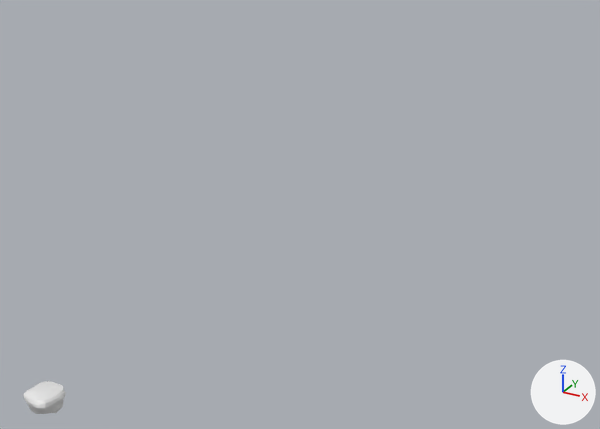
Two versions of the Blender file plataformas.blend, one commit apart.
Rendered twice from a 50 mm camera at (68.5, -59.4, 63.6) aimed at (7.7, 51.2, 8.3). Arrows for +X, +Y and +Z are at lower right; the lights stay in place. The picture after the commit comes second.
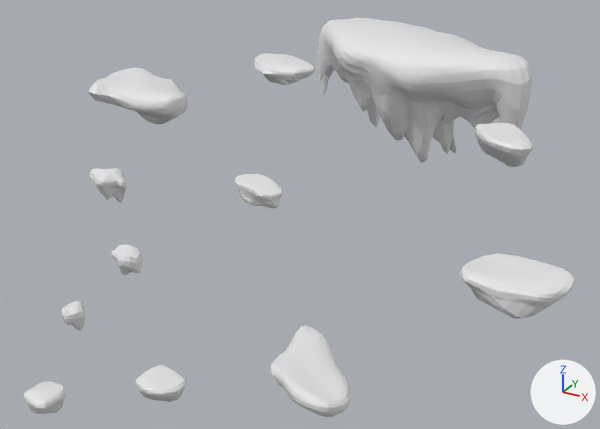
Commit message: PErsonagens e plataformas

What differs and where, as boxes (x1, y1, x2, y2) in the pictures (600 x 429 px):
'Cube.011', added: after (318, 18, 532, 163)
'Cube.009', added: after (460, 253, 575, 319)
'Cube.003', added: after (270, 325, 351, 417)
'Cube.006', added: after (88, 68, 188, 124)
'Cube.010', added: after (475, 123, 534, 167)
'Cube.008', added: after (254, 53, 315, 85)
'Cube.001', added: after (136, 365, 186, 402)
'Cube.007', added: after (234, 174, 283, 209)
'Cube.005', added: after (89, 168, 127, 203)
'Cube.004', added: after (111, 244, 143, 275)
'Cube.002', added: after (61, 301, 85, 331)

Diff of the bpy script that builds the scene:
```diff
--- a/plataformas.blend.py
+++ b/plataformas.blend.py
@@ me_cube_012 @@
+me_cube_012.from_pydata(...)  # 2130 vertices, 2128 faces; spans x -5.48..3.24, y -5.97..7.95, z -8.08..-0.49
@@ me_cube_011 @@
+me_cube_011.from_pydata(...)  # 258 vertices, 256 faces; spans x -2.35..3.54, y -2.94..2.05, z -3.86..-0.32
@@ me_cube_009 @@
+me_cube_009.from_pydata(...)  # 258 vertices, 256 faces; spans x -2.47..4.22, y -3.19..2.87, z -3.88..-0.86
@@ me_cube_007 @@
+me_cube_007.from_pydata(...)  # 534 vertices, 532 faces; spans x -4.7..6.7, y -7.5..9.0, z -5.6..-0.1
@@ me_cube_006 @@
+me_cube_006.from_pydata(...)  # 258 vertices, 256 faces; spans x -11.5..11.6, y -6.9..4.3, z -5.6..0.7
@@ me_cube_005 @@
+me_cube_005.from_pydata(...)  # 258 vertices, 256 faces; spans x -9.3..10.1, y -5.3..6.1, z -3.8..1.1
@@ me_cube_004 @@
+me_cube_004.from_pydata(...)  # 534 vertices, 532 faces; spans x -5.73..4.15, y -5.24..6.88, z -4.81..-0.16
@@ ob_cube_011 @@
+ob_cube_011 = bpy.data.objects.new('Cube.011', me_cube_012)
+ob_cube_011.location = (3.3, 95.7, 32.8)
+ob_cube_011.rotation_euler = (0.0, 0.0, -2.289)  # degrees (0, 0, -131)
+ob_cube_011.scale = (3.62, 3.62, 3.62)
@@ ob_cube_010 @@
+ob_cube_010 = bpy.data.objects.new('Cube.010', me_cube_011)
+ob_cube_010.location = (36.5, 64.3, 24.3)
+ob_cube_010.rotation_euler = (0.0, 0.0, -0.846)  # degrees (0, 0, -48)
+ob_cube_010.scale = (2.09, 1.42, 1.47)
@@ ob_cube_009 @@
+ob_cube_009 = bpy.data.objects.new('Cube.009', me_cube_011.copy())
+ob_cube_009.location = (45.8, 38.1, 13.9)
+ob_cube_009.rotation_euler = (0.0, 0.0, 1.645)  # degrees (0, 0, 94)
+ob_cube_009.scale = (1.76, 2.83, 1.61)
@@ ob_cube_008 @@
+ob_cube_008 = bpy.data.objects.new('Cube.008', me_cube_009)
+ob_cube_008.location = (-4.3, 68.4, 30.5)
+ob_cube_008.rotation_euler = (0.0, 0.0, 4.131)  # degrees (0, 0, 237)
+ob_cube_008.scale = (1.38, 2.43, 1.3)
@@ ob_cube_007 @@
+ob_cube_007 = bpy.data.objects.new('Cube.007', me_cube_011.copy())
+ob_cube_007.location = (10.2, 34.6, 20.3)
+ob_cube_007.rotation_euler = (0.0, 0.0, 2.681)  # degrees (0, 0, 154)
+ob_cube_007.scale = (1.59, 0.934, 0.984)
@@ ob_cube_006 @@
+ob_cube_006 = bpy.data.objects.new('Cube.006', me_cube_007)
+ob_cube_006.location = (-24.1, 51.5, 27.4)
+ob_cube_006.rotation_euler = (0.0, 0.0, -2.289)  # degrees (0, 0, -131)
+ob_cube_006.scale = (1.35, 1.35, 1.35)
@@ ob_cube_005 @@
+ob_cube_005 = bpy.data.objects.new('Cube.005', me_cube_006)
+ob_cube_005.location = (-11.8, 27.4, 19.7)
+ob_cube_005.rotation_euler = (0.0, 0.0, 2.652)  # degrees (0, 0, 152)
+ob_cube_005.scale = (0.273, 0.403, 0.841)
@@ ob_cube_004 @@
+ob_cube_004 = bpy.data.objects.new('Cube.004', me_cube_005)
+ob_cube_004.location = (-1.3, 18.3, 13.0)
+ob_cube_004.scale = (0.24, 0.353, 0.738)
@@ ob_cube_003 @@
+ob_cube_003 = bpy.data.objects.new('Cube.003', me_cube_004)
+ob_cube_003.location = (28.8, 18.3, 5.3)
+ob_cube_003.scale = (1.35, 1.35, 1.35)
@@ ob_cube_002 @@
+ob_cube_002 = bpy.data.objects.new('Cube.002', me_cube_009.copy())
+ob_cube_002.location = (-3.7, 9.7, 10.0)
+ob_cube_002.scale = (0.421, 0.62, 1.3)
@@ ob_cube_001 @@
+ob_cube_001 = bpy.data.objects.new('Cube.001', me_cube_011.copy())
+ob_cube_001.location = (12.7, 6.6, 5.6)
```
